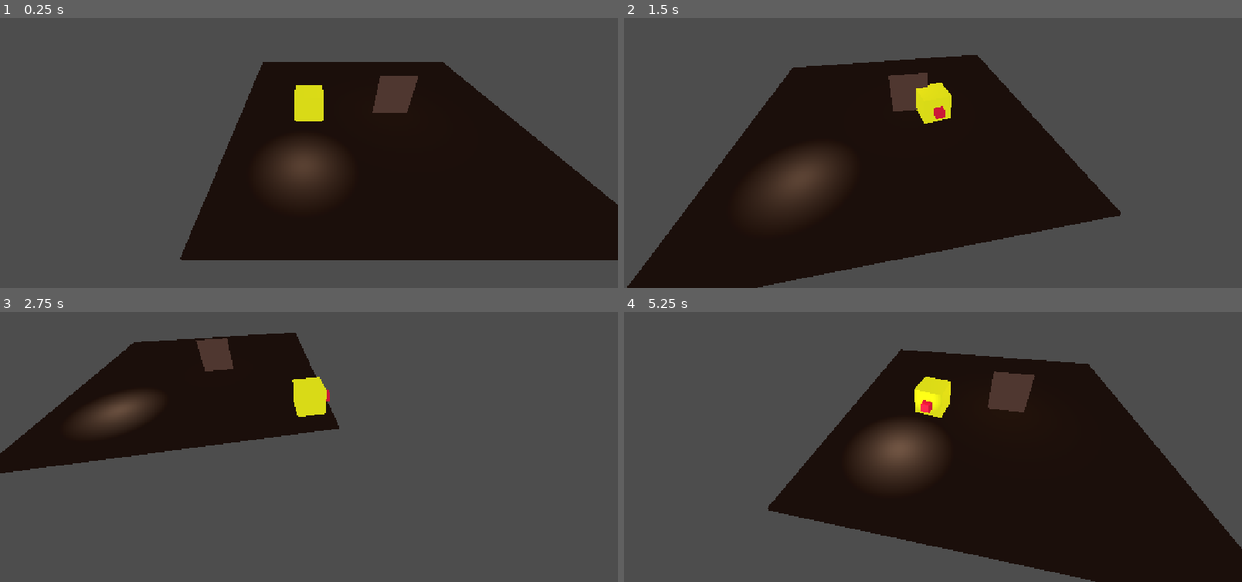
Above: before the commit, frames 1-4 (two rows, left to right).
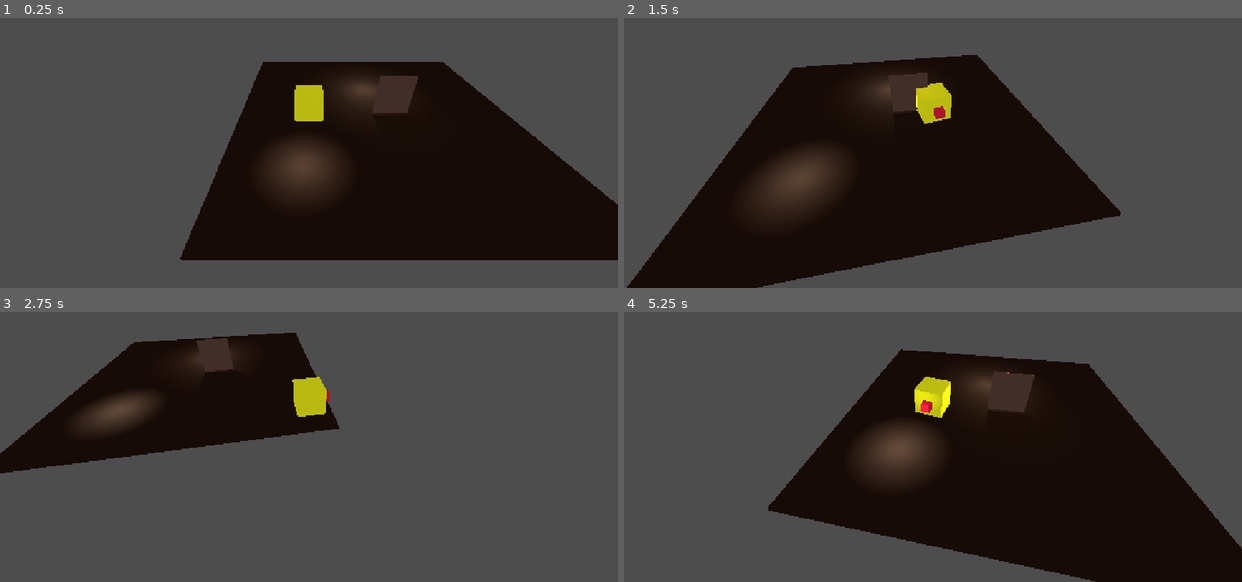
Above: after the commit, the same moments.

Repository: Panteve/Casa_abandonada_videojuego
Game: Godot game, scene res://zonaB/zonaB.tscn
Two runs of this game, one before a commit and one after it. Both use one fixed random seed, a clock stepped at 60 frames per second and the inputs below. The project has no main scene, so this scene is started directly.
Inputs:
- Up to frame 1 (0.25 s): no input
- Up to frame 2 (1.5 s): tap Enter at 0.5 s; hold D 0.53-1.28 s; hold O 0.53-1.28 s; hold S from 1.28 s (still down); tap O at 1.35 s
- Up to frame 3 (2.75 s): release S at 2.03 s; hold D from 2.03 s (still down); hold O from 2.03 s (still down); tap T at 2.1 s
- Up to frame 4 (5.25 s): release D at 2.78 s; release O at 2.78 s; hold W 2.78-3.53 s; tap E at 2.85 s; tap O at 3.05, 4.35 s; hold O 3.53-4.28 s; hold A 3.53-5.03 s; hold S from 5.03 s (still down); hold O from 5.03 s (still down); tap T at 5.1 s

The runs differ from the first frame. In frame 1, 1.0% of the frame differs, in the area x 47-68%, y 23-39%; in frame 2, 1.0%; in frame 3, 0.8%; in frame 4, 0.9%.

Commit message:
Tarea B Nivel 3

Diff:
--- a/zonaB/sistema_eventos.gd
+++ b/zonaB/sistema_eventos.gd
@@ -4,6 +4,19 @@
 @export var pico_destello := 4.0
 @export var k_destello := 6.0
 
+@export var luz_variable: OmniLight3D
+@export var luz_bombillo: LuzParpadeante
+@export var color_bajo := Color("F5F5DC")
+@export var color_alto := Color("B22222")
+@export var entorno: WorldEnvironment
+@export var k_variable := 4.0
+@export var segundos_derrota := 20.0
+
+var variable := 0.0                # de 0 a 1
+var segundos_a_oscuras := 0.0
+var llego := false
+
+signal presencia_llega
 
 func _ready() -> void:
 	for d in get_tree().get_nodes_in_group("disparadores"):
@@ -13,7 +26,16 @@
 func _process(delta: float) -> void:
 	luz_evento.light_energy = decaer(luz_evento.light_energy, 0.0,
 		k_destello, delta)
+	_actualizar_oscuridad(delta)
 
+	if luz_variable != null:
+		luz_variable.light_color = color_bajo.lerp(color_alto, variable)
+		var deseada := 1.0 + 3.0 * variable
+		luz_variable.light_energy = decaer(luz_variable.light_energy,
+			deseada, k_variable, delta)
+	if entorno != null and entorno.environment != null:
+		entorno.environment.adjustment_enabled = true
+		entorno.environment.adjustment_brightness = lerpf(1.0, 0.25, variable)
 func _on_evento(posicion: Vector3) -> void:
 	luz_evento.global_position = posicion + Vector3.UP * 1.5
 	luz_evento.light_energy = pico_destello
@@ -21,3 +43,25 @@
 static func decaer(actual: float, base: float, k: float, dt: float) -> float:
 	var alpha := CamaraSeguidora.alpha_exponencial(k, dt)
 	return actual + (base - actual) * alpha
+
+func _actualizar_oscuridad(delta: float) -> void:
+	# PRUEBA: mantén O presionada para "apagar la linterna".
+	# Cuando exista la linterna real, reemplaza esta línea por su estado.
+	var linterna_encendida := not Input.is_key_pressed(KEY_O)
+
+	if linterna_encendida:
+		segundos_a_oscuras = 0.0
+		llego = false
+	else:
+		segundos_a_oscuras += delta
+
+	variable = clampf(segundos_a_oscuras / segundos_derrota, 0.0, 1.0)
+
+	if luz_bombillo != null:
+		# 10 s: aviso (parpadeo fuerte). 15 s: la presencia apaga el bombillo.
+		luz_bombillo.amplitud = 0.9 if segundos_a_oscuras >= 10.0 else 0.5
+		luz_bombillo.visible = segundos_a_oscuras < 15.0
+
+	if segundos_a_oscuras >= segundos_derrota and not llego:
+		llego = true
+		presencia_llega.emit()
--- a/zonaB/zonaB.tscn
+++ b/zonaB/zonaB.tscn
@@ -37,9 +37,10 @@
 [sub_resource type="Environment" id="Environment_5ckkb"]
 ambient_light_source = 3
 ambient_light_color = Color(0.8509804, 0.85490197, 0.9254902, 1)
+ambient_light_energy = 0.7
 
-[sub_resource type="QuadMesh" id="QuadMesh_j0gg3"]
-size = Vector2(1.3, 1.5)
+[sub_resource type="BoxMesh" id="BoxMesh_ukb6v"]
+size = Vector3(1.3, 1.5, 0.01)
 
 [sub_resource type="StandardMaterial3D" id="StandardMaterial3D_wkh3q"]
 albedo_color = Color(0.3680692, 0.26046744, 0.21086136, 1)
@@ -122,7 +123,7 @@
 
 [node name="MeshInstance3D" type="MeshInstance3D" parent="Puerta" unique_id=1885395113]
 transform = Transform3D(1, 0, 0, 0, 1, 0, 0, 0, 1, 0, 0.20031655, 0)
-mesh = SubResource("QuadMesh_j0gg3")
+mesh = SubResource("BoxMesh_ukb6v")
 surface_material_override/0 = SubResource("StandardMaterial3D_wkh3q")
 
 [node name="CollisionShape3D" type="CollisionShape3D" parent="Puerta" unique_id=1687686133]
@@ -137,13 +138,22 @@
 transform = Transform3D(1, 0, 0, 0, 1, 0, 0, 0, 1, 0, 0.28690374, 0)
 shape = SubResource("BoxShape3D_dhmo7")
 
-[node name="luz_destello" type="OmniLight3D" parent="." unique_id=980442004]
+[node name="luzDestello" type="OmniLight3D" parent="." unique_id=980442004]
 transform = Transform3D(1, 0, 0, 0, 1, 0, 0, 0, 1, 0.6102503, 0.60769343, 1.3305774)
 light_color = Color(0.72156864, 0.5254902, 0.043137256, 1)
 light_energy = 0.0
 omni_range = 4.0
 omni_attenuation = 2.0
 
-[node name="SistemaEventos" type="Node" parent="." unique_id=1091607531 node_paths=PackedStringArray("luz_evento")]
+[node name="SistemaEventos" type="Node" parent="." unique_id=1091607531 node_paths=PackedStringArray("luz_evento", "luz_variable", "luz_bombillo")]
 script = ExtResource("9_7bwrd")
-luz_evento = NodePath("../luz_destello")
+luz_evento = NodePath("../luzDestello")
+luz_variable = NodePath("../luzTension")
+luz_bombillo = NodePath("../OmniLight3D")
+segundos_derrota = 5.0
+
+[node name="luzTension" type="OmniLight3D" parent="." unique_id=147782428]
+transform = Transform3D(1, 0, 0, 0, 1, 0, 0, 0, 1, 0, 0.79901075, -1.7714272)
+shadow_enabled = true
+omni_range = 6.0
+omni_attenuation = 2.0
